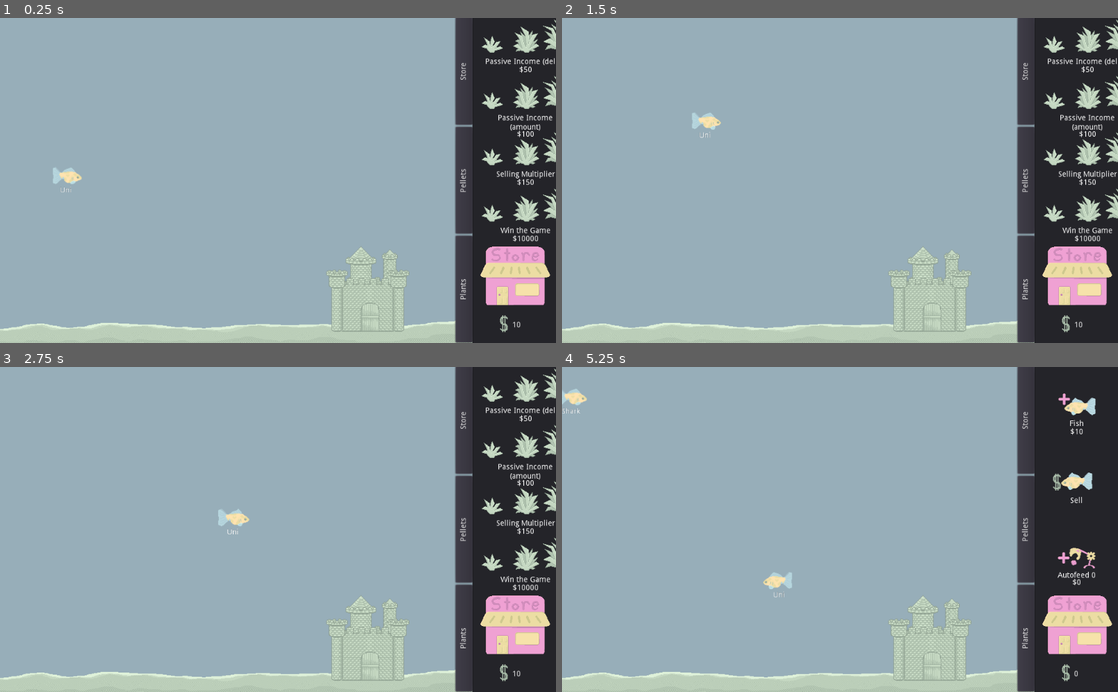
Above: before the commit, frames 1-4 (two rows, left to right).
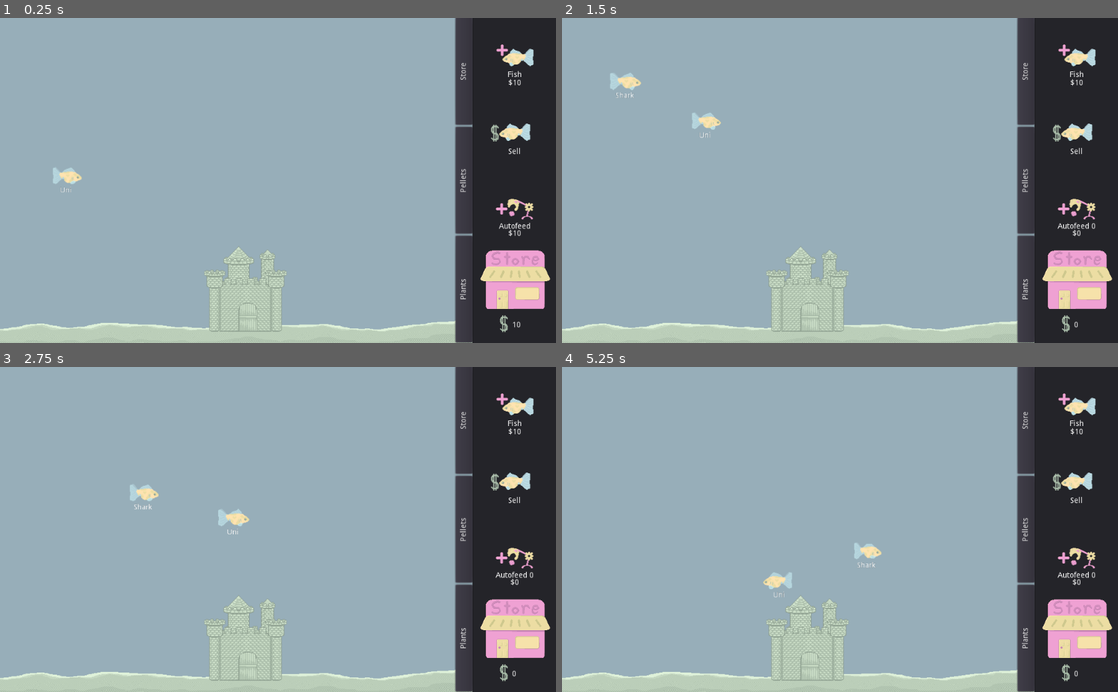
Above: after the commit, the same moments.

Repository: Struckdown/oohgamejam2020
Game: Godot game, scene res://Scenes/World.tscn
Same seed, same stepped clock (60 frames per second), same inputs: the game is played once before the commit and once after it. The engine's default icon, where the game draws it, is replaced by a stand-in: a white triangle on a blue panel in a dark square.
Inputs (mouse positions are in pixels of both pictures, inside the frame that each line leads up to):
- Up to frame 1 (0.25 s): no input
- Up to frame 2 (1.5 s): click (1090, 44) at 0.5 s, where only the run before the commit has a clickable "Passive Income (delay)"; click (1090, 102) at 1.25 s, where only the run before the commit has a clickable "Passive Income (amount)"
- Up to frame 3 (2.75 s): click (528, 506) at 2 s, where only the run before the commit has a clickable "Selling Multiplier"
- Up to frame 4 (5.25 s): click "Plants" at 2.75 s; click "Pellets" at 3.5 s; click "Store" at 4.25 s; click "Fish" at 5 s

The runs differ from the first frame. In frame 1, 7.6% of the frame differs, in the area x 36-100%, y 0-97%; in frame 2, 7.8%, in the area x 8-100%, y 0-97%; in frame 3, 7.8%; in frame 4, 5.0%.

Commit message:
Decoration manager corrections

Diff:
--- a/src/Scenes/DecorationManager.tscn
+++ b/src/Scenes/DecorationManager.tscn
@@ -1,7 +1,9 @@
-[gd_scene load_steps=3 format=2]
+[gd_scene load_steps=5 format=2]
 
 [ext_resource path="res://Scripts/DecorationManager.gd" type="Script" id=1]
 [ext_resource path="res://Art/Decorations/stubby plant.png" type="Texture" id=2]
+[ext_resource path="res://Art/Decorations/starfish.png" type="Texture" id=3]
+[ext_resource path="res://Art/Decorations/long plant.png" type="Texture" id=4]
 
 [node name="DecorationManager" type="Node2D"]
 script = ExtResource( 1 )
@@ -13,4 +15,16 @@
 position = Vector2( 188.116, 545.984 )
 texture = ExtResource( 2 )
 hframes = 3
+
+[node name="Starfish" type="Sprite" parent="."]
+visible = false
+position = Vector2( 693.382, 558.616 )
+texture = ExtResource( 3 )
+hframes = 3
+
+[node name="LongPlant" type="Sprite" parent="."]
+visible = false
+position = Vector2( 327.064, 432.299 )
+texture = ExtResource( 4 )
+hframes = 3
 [connection signal="timeout" from="Timer" to="." method="_on_Timer_timeout"]
--- a/src/Scenes/StoreUI.tscn
+++ b/src/Scenes/StoreUI.tscn
@@ -2,7 +2,7 @@
 
 [ext_resource path="res://Art/HUD Elements/shop button.png" type="Texture" id=1]
 [ext_resource path="res://Scripts/StoreUI.gd" type="Script" id=2]
-[ext_resource path="res://Art/Decorations/stubby plant.png" type="Texture" id=3]
+[ext_resource path="res://icon.png" type="Texture" id=3]
 [ext_resource path="res://Art/HUD Elements/Sell Fish.png" type="Texture" id=4]
 [ext_resource path="res://Art/HUD Elements/More Fish.png" type="Texture" id=5]
 [ext_resource path="res://Audio/button.wav" type="AudioStream" id=6]
@@ -51,9 +51,9 @@
 
 [node name="StoreIcon" type="TextureRect" parent="Background"]
 margin_left = 15.3425
-margin_top = 411.544
+margin_top = 419.226
 margin_right = 143.343
-margin_bottom = 539.544
+margin_bottom = 547.226
 texture = ExtResource( 1 )
 
 [node name="MoneyIcon" type="TextureRect" parent="Background"]
@@ -135,7 +135,6 @@
 }
 
 [node name="MainShopUI" type="Control" parent="Content"]
-visible = false
 anchor_right = 1.0
 anchor_bottom = 1.0
 margin_left = 4.0
@@ -410,6 +409,7 @@
 }
 
 [node name="DecorationShopUI" type="Control" parent="Content"]
+visible = false
 anchor_right = 3.464
 anchor_bottom = 4.563
 margin_left = 4.0
@@ -422,18 +422,20 @@
 [node name="VBoxContainer" type="VBoxContainer" parent="Content/DecorationShopUI"]
 anchor_right = 1.0
 anchor_bottom = 1.022
-margin_right = 42.0
+margin_right = 2.0
 margin_bottom = 0.0899658
 __meta__ = {
 "_edit_use_anchors_": false
 }
 
 [node name="DelayDecor" type="TextureButton" parent="Content/DecorationShopUI/VBoxContainer"]
-margin_right = 192.0
+margin_right = 152.0
 margin_bottom = 100.0
 size_flags_vertical = 3
 texture_normal = ExtResource( 3 )
 texture_pressed = SubResource( 1 )
+expand = true
+stretch_mode = 3
 __meta__ = {
 "_edit_use_anchors_": false
 }
@@ -441,8 +443,9 @@
 [node name="Lbl" type="Label" parent="Content/DecorationShopUI/VBoxContainer/DelayDecor"]
 anchor_right = 1.0
 anchor_bottom = 1.0
-margin_top = 73.8689
-margin_bottom = -14.1311
+margin_top = 74.0
+margin_right = 1.0
+margin_bottom = -12.0
 text = "Passive Income (delay)"
 align = 1
 __meta__ = {
@@ -450,10 +453,11 @@
 }
 
 [node name="Cost" type="Label" parent="Content/DecorationShopUI/VBoxContainer/DelayDecor"]
-anchor_right = 1.0
-anchor_bottom = 1.0
-margin_top = 89.0095
-margin_bottom = 5.00946
+anchor_right = 0.776
+anchor_bottom = 0.97
+margin_top = 89.0
+margin_right = 32.048
+margin_bottom = 8.0
 text = "$50"
 align = 1
 __meta__ = {
@@ -462,20 +466,24 @@
 
 [node name="BulkDecor" type="TextureButton" parent="Content/DecorationShopUI/VBoxContainer"]
 margin_top = 104.0
-margin_right = 192.0
+margin_right = 152.0
 margin_bottom = 204.0
 size_flags_vertical = 3
 texture_normal = ExtResource( 3 )
 texture_pressed = SubResource( 1 )
+expand = true
+stretch_mode = 3
 __meta__ = {
 "_edit_use_anchors_": false
 }
 
 [node name="Lbl" type="Label" parent="Content/DecorationShopUI/VBoxContainer/BulkDecor"]
-anchor_right = 1.0
-anchor_bottom = 1.0
-margin_top = 73.8689
-margin_bottom = -14.1311
+anchor_top = 0.53
+anchor_right = 1.0
+anchor_bottom = 0.86
+margin_top = 25.8735
+margin_right = 6.64
+margin_bottom = 25.8735
 text = "Passive Income
 (amount)"
 align = 1
@@ -484,10 +492,12 @@
 }
 
 [node name="Cost" type="Label" parent="Content/DecorationShopUI/VBoxContainer/BulkDecor"]
-anchor_right = 1.0
-anchor_bottom = 1.0
-margin_top = 103.711
-margin_bottom = 19.7113
+anchor_top = 1.15
+anchor_right = 0.993
+anchor_bottom = 1.4
+margin_top = -4.00001
+margin_right = 0.0639954
+margin_bottom = -15.0
 text = "$50"
 align = 1
 __meta__ = {
@@ -496,20 +506,24 @@
 
 [node name="MultiplierDecor" type="TextureButton" parent="Content/DecorationShopUI/VBoxContainer"]
 margin_top = 208.0
-margin_right = 192.0
+margin_right = 152.0
 margin_bottom = 308.0
 size_flags_vertical = 3
 texture_normal = ExtResource( 3 )
 texture_pressed = SubResource( 1 )
+expand = true
+stretch_mode = 3
 __meta__ = {
 "_edit_use_anchors_": false
 }
 
 [node name="Lbl" type="Label" parent="Content/DecorationShopUI/VBoxContainer/MultiplierDecor"]
-anchor_right = 1.0
-anchor_bottom = 1.0
-margin_top = 73.8689
-margin_bottom = -14.1311
+anchor_top = 0.74
+anchor_right = 0.98
+anchor_bottom = 0.88
+margin_top = 10.8073
+margin_right = 0.0399933
+margin_bottom = 10.8072
 text = "Selling Multiplier"
 align = 1
 __meta__ = {
@@ -519,8 +533,9 @@
 [node name="Cost" type="Label" parent="Content/DecorationShopUI/VBoxContainer/MultiplierDecor"]
 anchor_right = 1.0
 anchor_bottom = 1.0
-margin_top = 89.0095
-margin_bottom = 5.00946
+margin_top = 100.0
+margin_right = -2.0
+margin_bottom = 16.0
 text = "$50"
 align = 1
 __meta__ = {
@@ -529,11 +544,13 @@
 
 [node name="WinDecor" type="TextureButton" parent="Content/DecorationShopUI/VBoxContainer"]
 margin_top = 312.0
-margin_right = 192.0
+margin_right = 152.0
 margin_bottom = 414.0
 size_flags_vertical = 3
 texture_normal = ExtResource( 3 )
 texture_pressed = SubResource( 1 )
+expand = true
+stretch_mode = 3
 __meta__ = {
 "_edit_use_anchors_": false
 }
@@ -541,8 +558,9 @@
 [node name="Plant4Lbl" type="Label" parent="Content/DecorationShopUI/VBoxContainer/WinDecor"]
 anchor_right = 1.0
 anchor_bottom = 1.0
-margin_top = 73.8689
-margin_bottom = -14.1311
+margin_top = 81.6817
+margin_right = -2.0
+margin_bottom = -6.31827
 text = "Win the Game"
 align = 1
 __meta__ = {
@@ -552,8 +570,9 @@
 [node name="Plant4CostLbl" type="Label" parent="Content/DecorationShopUI/VBoxContainer/WinDecor"]
 anchor_right = 1.0
 anchor_bottom = 1.0
-margin_top = 89.0095
-margin_bottom = 5.00946
+margin_top = 96.6817
+margin_right = -1.0
+margin_bottom = 12.6817
 text = "$10000"
 align = 1
 __meta__ = {
--- a/src/Scenes/World.tscn
+++ b/src/Scenes/World.tscn
@@ -34,7 +34,7 @@
 position = Vector2( 401.593, 18.5708 )
 
 [node name="Castle" type="Sprite" parent="."]
-position = Vector2( 677.321, 500.199 )
+position = Vector2( 452.057, 500.199 )
 scale = Vector2( 1.19345, 1.22972 )
 texture = ExtResource( 7 )
 
--- a/src/Scripts/DecorationManager.gd
+++ b/src/Scripts/DecorationManager.gd
@@ -31,10 +31,14 @@
 		"bulk":
 			if passiveIncomeAmountLevel < 3:
 				passiveIncomeAmountLevel += 1
+				$Starfish.show()
+				$Starfish.frame = passiveIncomeAmountLevel
 		"multiplier":
 			if incomeMultiplierLevel < 3:
 				incomeMultiplierLevel += 1
 				incomeMultiplier = incomeMultipliers[incomeMultiplierLevel]
+				$LongPlant.show()
+				$LongPlant.frame = incomeMultiplierLevel
 		_:
 			"Invalid type, try passive, bulk, multiplier or incomeDelay"
 	if passiveIncomeLevel > 0:
Not shown, added: src/Art/Decorations/long plant.png.import
Not shown, added: src/Art/Decorations/starfish.png.import
